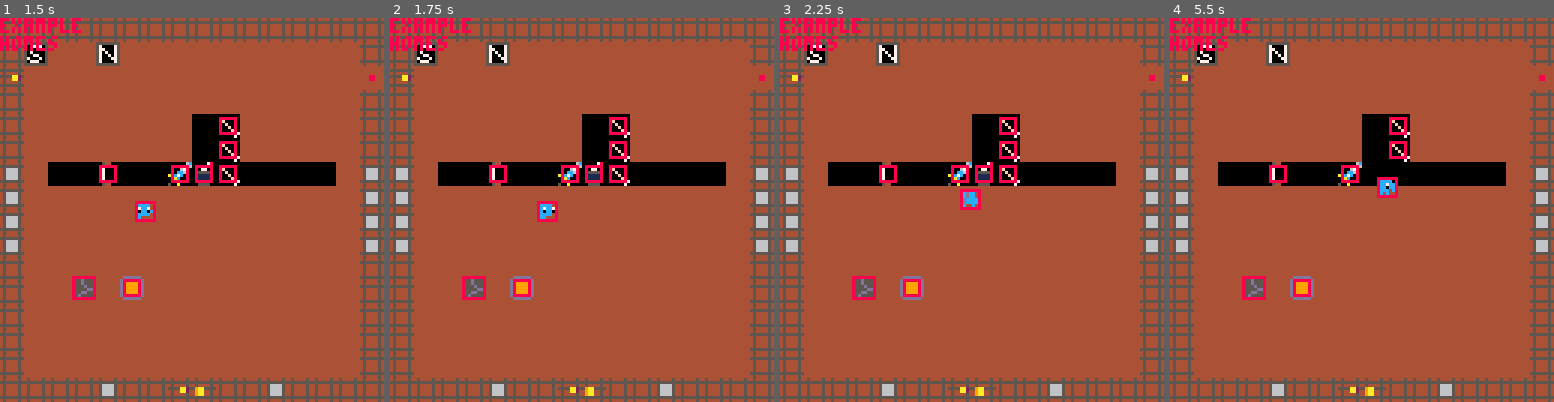
Above: before the commit, frames 1-4 (left to right).
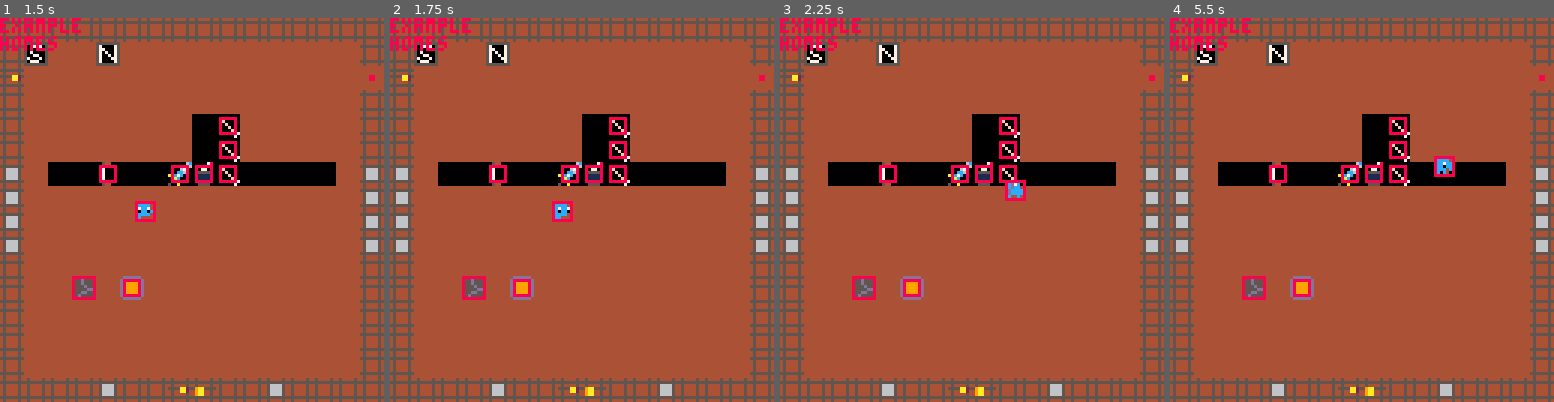
Above: after the commit, the same moments.

Repository: s-france/pico8GameS
Game: PICO-8 cartridge squid.p8
The game is run twice, just before and just after one commit, with the same random seed, the same clock (stepped at 60 frames per second) and the same inputs.
Inputs:
- Up to frame 1 (1.5 s): tap X (X key) at 0.33, 1.07 s; tap O (Z key) at 0.7 s
- Up to frame 2 (1.75 s): hold Right from 1.6 s (still down); hold P2 Left from 1.6 s (still down); tap O (Z key) at 1.7 s
- Up to frame 3 (2.25 s): tap X (X key) at 1.85 s; release Right at 2.1 s; release P2 Left at 2.1 s; tap O (Z key) at 2.1 s; hold Up from 2.15 s (still down); hold P2 Down from 2.15 s (still down)
- Up to frame 4 (5.5 s): release Up at 2.42 s; release P2 Down at 2.42 s; hold Right 2.47-3.03 s; hold P2 Left 2.47-3.03 s; tap O (Z key) every 0.4 s from 2.5 to 5.3 s; tap X (X key) at 2.97, 4.08, 5.2 s; hold Left 3.08-3.58 s; hold P2 Right 3.08-3.58 s; hold Down 3.63-3.97 s; hold P2 Up 3.63-3.97 s; hold Right 4.02-4.68 s; hold P2 Left 4.02-4.68 s; hold Up 4.73-5.03 s; hold P2 Down 4.73-5.03 s; hold Left from 5.08 s (still down); hold P2 Right from 5.08 s (still down)

Frame 1 is identical in both runs. In frame 2, 0.4% of the frame differs, in the area x 38-48%, y 47-54%; in frame 3, 0.5%; in frame 4, 0.9%, in the area x 50-75%, y 35-47%.

Commit message:
Update squid.p8
Push it real good

Diff:
--- a/squid.p8
+++ b/squid.p8
@@ -1,5 +1,5 @@
 pico-8 cartridge // http://www.pico-8.com
-version 42
+version 43
 __lua__
 -- main functions
 // the mountain of carols
@@ -132,8 +132,7 @@
 	menuitem(2,"save game", opensaveprompt)
 
 
- //pval1 = 0
- //pval2 = 0
+
  //init player
  make_player()
  testenmy  = make_enemy1(60,96, 100, player)
@@ -156,13 +155,12 @@
 
 // routine updates every frame
 // using designed update funcs.
-function _update()
-	buffer = {0,0,0,0}
+function _update60()
 	//process input
 	update_input()
 
  //copy mapdata
-	if (btnp(2,1)) get_mapdata2(80,16,16,32)
+	//if (btnp(2,1)) get_mapdata2(80,16,16,32)
 
 	//pause
 	initialmenu()
@@ -190,13 +188,10 @@
 	cls(curbg)
 	draw_map()
 	foreach(objectpool,function(obj) obj:draw_object() end)
- draw_player()
  foreach(hitboxes, draw_hitbox)
 	pal(make_kv(16,curpallete))
 	print(curlevel)
 	print(curregion)
- //print(pval1)
- //print(pval2)
 end
 -->8
 --objects
@@ -342,7 +337,7 @@
 		kbx,kby,kbduration,oncolfunc,
 		onmapcolfunc,parent)
 
-	hitbox = {}
+	local hitbox = {}
 	hitbox.tag = tag
 	hitbox.x = x
 	hitbox.y = y
